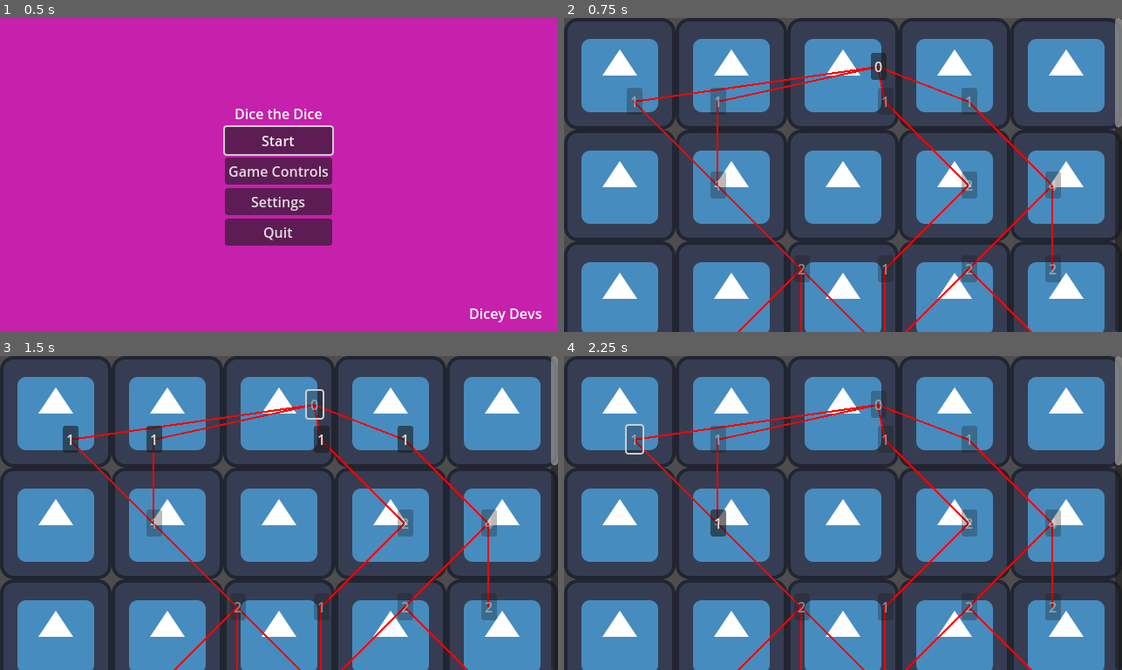
Above: before the commit, frames 1-4 (two rows, left to right).
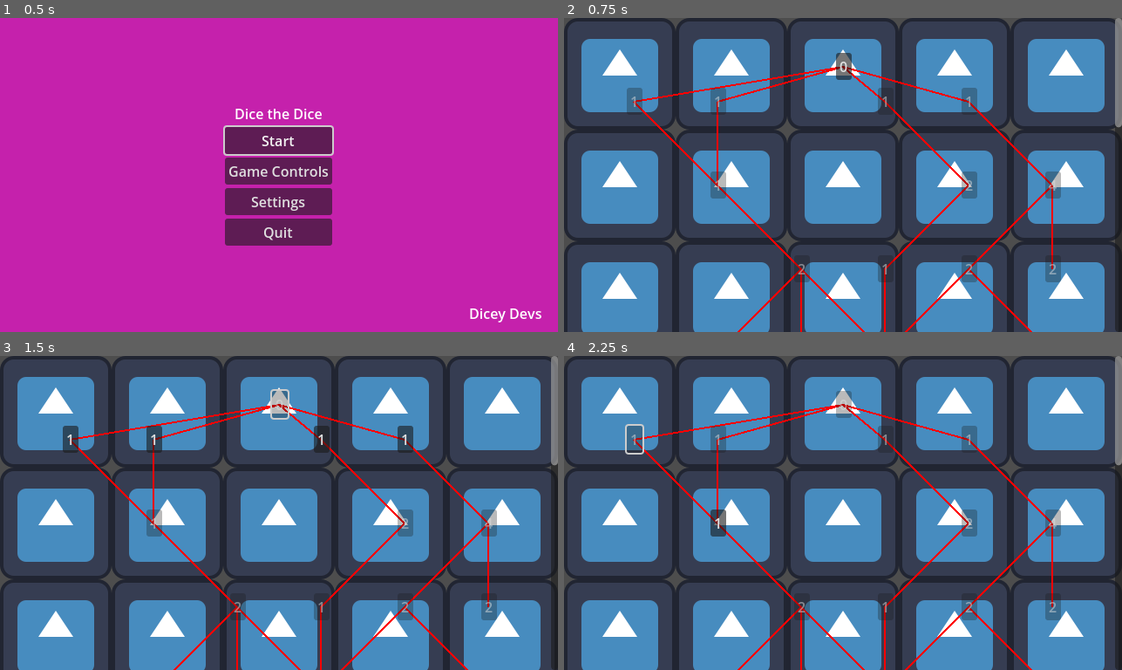
Above: after the commit, the same moments.

Repository: SadBonana/INTD450-Dice_Game
Game: Godot game, scene res://Menus/start_menu.tscn
The game is run twice, just before and just after one commit, with the same random seed, the same clock (stepped at 60 frames per second) and the same inputs. The engine's default icon, where the game draws it, is replaced by a stand-in: a white triangle on a blue panel in a dark square.
Inputs:
- Up to frame 1 (0.5 s): no input
- Up to frame 2 (0.75 s): click "Start" at 0.5 s
- Up to frame 3 (1.5 s): click "0" at 1.25 s
- Up to frame 4 (2.25 s): click "1" at 2 s

Frame 1 is identical in both runs. In frame 2, 1.3% of the frame differs, in the area x 12-73%, y 11-27%; in frame 3, 1.3%, in the area x 12-73%, y 10-27%; in frame 4, 1.2%.

Commit message:
Fixed git issues #76 and #77.

Diff:
--- a/map/MapNode.gd
+++ b/map/MapNode.gd
@@ -93,6 +93,12 @@
 	for child in parent.get_sons():
 		if  child != self and not siblings.has(child):
 			siblings.append(child)
+			child.add_brother(self)
+
+func add_brother(sibling:MapNode) -> void:
+	if siblings.has(sibling) or sibling == self:
+		return
+	siblings.append(sibling)
 
 func get_brothers():
 	return self.siblings
--- a/map/MapTree.gd
+++ b/map/MapTree.gd
@@ -55,9 +55,9 @@
 
 	init_grid()                        #initialize the grid
 
-	#add the start and end positions to the map_array
-	map_array.push_front(Vector2(screen_width/2, margin))
-	map_array.push_back(Vector2(screen_width / 2, screen_height - margin))
+	#add the start position to the map_array
+	map_array.push_front(Vector2((screen_width - 2*margin) / 2, margin))
+	#map_array.push_back(Vector2(screen_width / 2, screen_height - margin))
 
 	#create a new MapNode for the starting room
 	root = MapNode.new()
@@ -93,6 +93,10 @@
 
 	#insert the root position at the front as active
 	positions.push_front(1)
+
+	#adding the boss position to the map_array
+	var leafnode_y = leafnodes[0].position.y
+	map_array.push_back(Vector2((screen_width - 2*margin) / 2, leafnode_y + tile_size))
 
 	#create the end node (boss)
 	end = MapNode.new()
@@ -502,13 +506,11 @@
 	node.position = pos
 	node.set_depth(depth)
 
-	if depth >= d:
-		leafnodes.append(prev)
+	if depth == d:
+		leafnodes.append(node)
 
 	#print(prev.get_type())
 	var selection = select_type(prev.type, depth)
-	if selection == NT.ERROR:
-		pass
 
 	node.set_type(selection)
 
